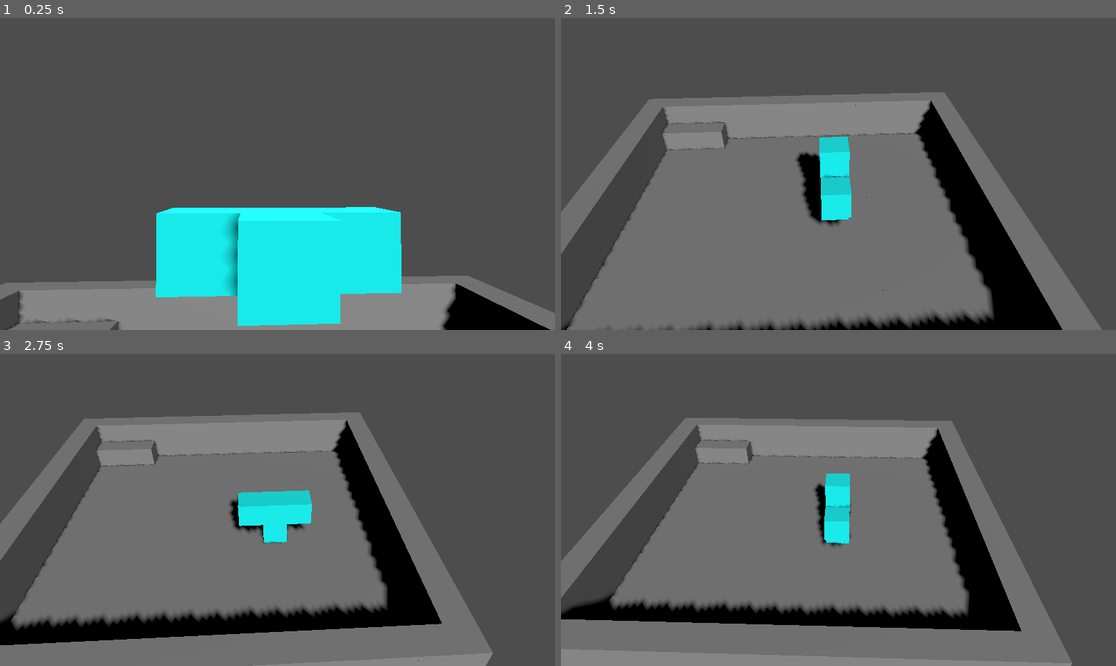
Above: before the commit, frames 1-4 (two rows, left to right).
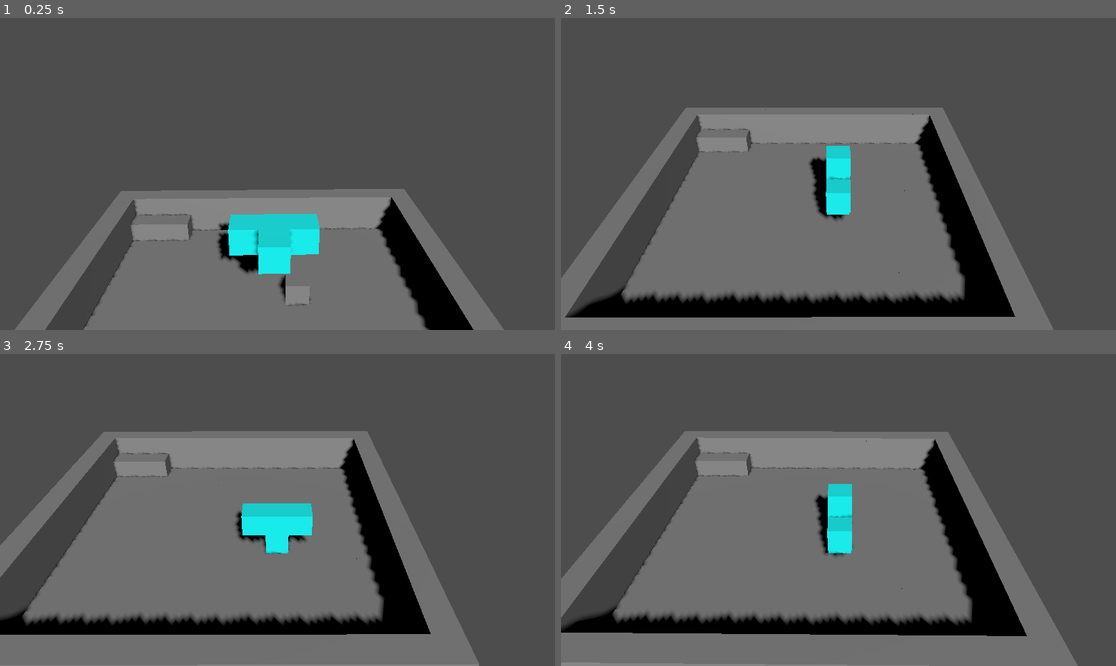
Above: after the commit, the same moments.

Repository: LeftHandedBread/Mino-Civilization
Game: Godot game, scene res://Scenes/greybox.tscn
Same seed, same stepped clock (60 frames per second), same inputs: the game is played once before the commit and once after it.
Inputs (mouse positions are in pixels of both pictures, inside the frame that each line leads up to):
- Up to frame 1 (0.25 s): no input
- Up to frame 2 (1.5 s): tap Enter at 0.5 s; move the mouse to (960, 158) at 0.52 s; hold D 0.53-1.25 s; tap C at 0.6 s; click (960, 158) at 0.67 s; drag from (727, 189) to (810, 236) at 1.27 s
- Up to frame 3 (2.75 s): move the mouse to (333, 441) at 2.02 s; hold D from 2.03 s (still down); tap E at 2.1 s; click (333, 441) at 2.17 s; tap C at 2.3 s
- Up to frame 4 (4 s): release D at 2.75 s; drag from (810, 572) to (672, 463) at 2.77 s; move the mouse to (1005, 556) at 3.52 s; hold A from 3.53 s (still down); tap F at 3.6 s; click (1005, 556) at 3.67 s; tap C at 3.8 s

The runs differ from the first frame. In frame 1, 24% of the frame differs, in the area x 0-100%, y 54-100%; in frame 2, 26%, in the area x 0-98%, y 23-100%; in frame 3, 15%; in frame 4, 13%.

Commit message:
rmb to rotate camera

Diff:
--- a/Scripts/CameraRig.gd
+++ b/Scripts/CameraRig.gd
@@ -1,25 +1,105 @@
 extends Camera3D
 
 @export var target_path: NodePath = "../ActivePiece"
-@export var follow_speed := 1.0
-@export var rotate_speed := 5.0
+
+# Follow / aim smoothing
+@export var follow_speed := 6.0
+@export var rotate_speed := 10.0
+
+# Default camera placement relative to target (this is the “snap back” position)
 @export var offset := Vector3(0, 10, 14)
 
+# 90° snap rotation feature (persistent)
+@export var yaw_step_degrees := 90.0
+
+# RMB drag feature (temporary)
+@export var drag_sensitivity := 0.001          # radians per pixel
+@export var pitch_limit_degrees := 40.0       # clamp up/down
+@export var snap_back_time := 0.15            # seconds
+@export var capture_mouse_on_drag := true    # optional
+
 @onready var target: Node3D = get_node(target_path)
+
+var _base_yaw_step := 0            # 0..3 (90° increments)
+var _dragging := false
+var _drag_yaw := 0.0               # radians
+var _drag_pitch := 0.0             # radians
+var _snap_tween: Tween
+
+func _unhandled_input(event: InputEvent) -> void:
+	# --- RMB drag start/stop ---
+	if event is InputEventMouseButton and event.button_index == MOUSE_BUTTON_RIGHT:
+		_dragging = event.pressed
+
+		if _dragging:
+			if capture_mouse_on_drag:
+				Input.set_mouse_mode(Input.MOUSE_MODE_CAPTURED)
+			if _snap_tween and _snap_tween.is_running():
+				_snap_tween.kill()
+		else:
+			if capture_mouse_on_drag:
+				Input.set_mouse_mode(Input.MOUSE_MODE_VISIBLE)
+			_start_snap_back()
+
+	# --- RMB drag motion ---
+	if event is InputEventMouseMotion and _dragging:
+		_drag_yaw   -= event.relative.x * drag_sensitivity
+		_drag_pitch -= event.relative.y * drag_sensitivity
+
+		var lim := deg_to_rad(pitch_limit_degrees)
+		_drag_pitch = clamp(_drag_pitch, -lim, lim)
+
+	# --- 90° snap yaw (pick keys that DON'T conflict with your piece controls) ---
+	# I used , and . by default. Change these if you want.
+	if event is InputEventKey and event.pressed and not event.echo:
+		if event.keycode == KEY_COMMA:
+			_rotate_base_yaw(-1)
+		elif event.keycode == KEY_PERIOD:
+			_rotate_base_yaw(1)
+
+func _rotate_base_yaw(dir: int) -> void:
+	_base_yaw_step = (_base_yaw_step + dir) % 4
+
+func _start_snap_back() -> void:
+	if _snap_tween and _snap_tween.is_running():
+		_snap_tween.kill()
+
+	_snap_tween = create_tween()
+	_snap_tween.set_trans(Tween.TRANS_SINE)
+	_snap_tween.set_ease(Tween.EASE_IN_OUT)
+	_snap_tween.tween_method(Callable(self, "_set_drag_yaw"), _drag_yaw, 0.0, snap_back_time)
+	_snap_tween.parallel().tween_method(Callable(self, "_set_drag_pitch"), _drag_pitch, 0.0, snap_back_time)
+
+func _set_drag_yaw(v: float) -> void:
+	_drag_yaw = v
+
+func _set_drag_pitch(v: float) -> void:
+	_drag_pitch = v
 
 func _process(delta: float) -> void:
 	if not is_instance_valid(target):
 		return
 
+	# --- compute orbit rotation (base snapped yaw + temporary drag yaw/pitch) ---
+	var base_yaw := deg_to_rad(_base_yaw_step * yaw_step_degrees)
+	var yaw := base_yaw + _drag_yaw
+	var pitch := _drag_pitch
+
+	var yaw_basis := Basis(Vector3.UP, yaw)
+	var right_axis := yaw_basis * Vector3.RIGHT    # pitch around the yawed right axis
+	var pitch_basis := Basis(right_axis, pitch)
+
+	# Apply yaw, then pitch
+	var orbit_basis := pitch_basis * yaw_basis
+	var desired_pos := target.global_position + orbit_basis * offset
+
 	# --- smooth position ---
-	var desired_pos := target.global_position + offset
 	var pt := 1.0 - exp(-follow_speed * delta)
 	global_position = global_position.lerp(desired_pos, pt)
 
-	# --- smooth rotation (smooth look_at) ---
-	var desired_basis := Basis.looking_at(
-		(target.global_position - global_position).normalized(),
-		Vector3.UP
-	)
+	# --- smooth rotation (look at target without being jarring) ---
+	var aim_point := target.global_position + Vector3(0, 0.5, 0) # small lift helps
+	var desired_basis := Basis.looking_at((aim_point - global_position).normalized(), Vector3.UP)
+
 	var rt := 1.0 - exp(-rotate_speed * delta)
 	basis = basis.slerp(desired_basis, rt)
Not shown: 1 places in 3d models/Mesh Library/minoMinecraft.tres that only renumber resources
Not shown: 1 places in 3d models/gltf/minoColors/single_mino_Cube.tres that only renumber resources
Not shown: 1 places in 3d models/gltf/minoColors/single_mino_Cube_002.tres that only renumber resources
Not shown: 1 places in 3d models/gltf/minoColors/single_mino_Cube_003.tres that only renumber resources
Not shown: 1 places in 3d models/gltf/minoColors/single_mino_Cube_004.tres that only renumber resources
Not shown: 1 places in 3d models/gltf/minoColors/single_mino_Cube_005.tres that only renumber resources
Not shown: 1 places in 3d models/gltf/minoColors/single_mino_Cube_006.tres that only renumber resources
Not shown: 1 places in 3d models/gltf/minoColors/single_mino_Cube_007.tres that only renumber resources
Not shown: 1 places in 3d models/gltf/minoColors/single_mino_Cube_008.tres that only renumber resources
